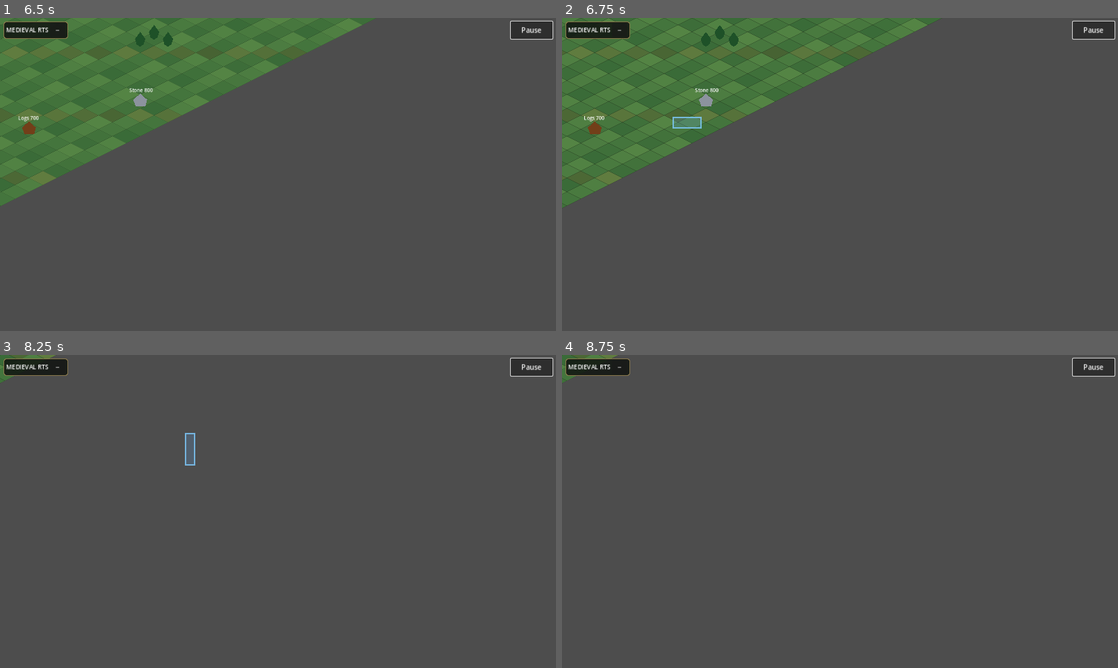
Above: before the commit, frames 1-4 (two rows, left to right).
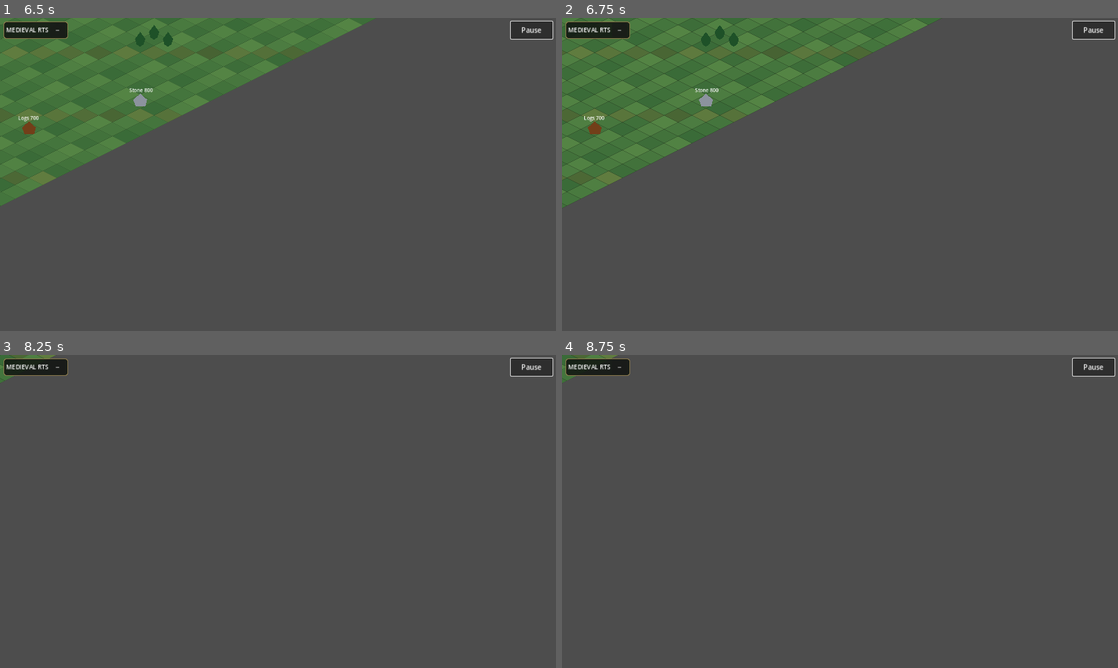
Above: after the commit, the same moments.

Repository: noub1234567-cmd/Medieval-RTS-Test
Game: Godot game, scene res://scenes/main.tscn
The game is run twice, just before and just after one commit, with the same random seed, the same clock (stepped at 60 frames per second) and the same inputs.
Inputs (mouse positions are in pixels of both pictures, inside the frame that each line leads up to):
- Up to frame 1 (6.5 s): click "−" at 0.5 s; click "Pause" at 1.25 s; click "Resume" at 2 s; move the mouse to (400, 158) at 2.77 s; hold D 2.78-3.5 s; click (400, 158) at 2.92 s; drag from (166, 190) to (250, 237) at 3.52 s; move the mouse to (333, 105) at 4.27 s; hold D 4.28-5 s; click (333, 105) at 4.42 s; drag from (250, 237) to (111, 127) at 5.02 s; move the mouse to (444, 221) at 5.77 s; hold A from 5.78 s (still down); click (444, 221) at 5.92 s
- Up to frame 2 (6.75 s): release A at 6.5 s; drag from (673, 127) to (756, 96) at 6.52 s
- Up to frame 3 (8.25 s): move the mouse to (305, 511) at 7.27 s; hold S 7.28-8 s; click (305, 511) at 7.42 s; drag from (194, 433) to (166, 527) at 8.02 s
- Up to frame 4 (8.75 s): no input

Frame 1 is identical in both runs. In frame 2, 0.2% of the frame differs, in the area x 19-26%, y 31-36%; in frame 3, 0.2%; in frame 4, nothing differs.

Commit message:
Prevent placement UI taps from moving preview

Diff:
--- a/scripts/game.gd
+++ b/scripts/game.gd
@@ -255,6 +255,8 @@
 		return
 	if event is InputEventMouseButton:
 		if event.button_index==MOUSE_BUTTON_LEFT:
+			if event.pressed and ((event.position.x<520.0 and event.position.y<280.0) or is_screen_over_placement_controls(event.position)):
+				return
 			if event.pressed:
 				touch_start_screen=event.position
 				drag_start=screen_to_world(event.position)
@@ -293,7 +295,7 @@
 			drag_current=screen_to_world(event.position);overlay_update()
 	elif event is InputEventScreenTouch:
 		if event.pressed:
-			if event.position.x<520.0 and event.position.y<280.0:return
+			if (event.position.x<520.0 and event.position.y<280.0) or is_screen_over_placement_controls(event.position):return
 			touch_start_screen=event.position
 			touch_unit_start=find_player_unit_at(screen_to_world(event.position))!=null
 			touch_dragging_preview=placing_building and preview_initialized and is_point_on_preview(screen_to_world(event.position))
@@ -539,6 +541,11 @@
 	frame.default_color=Color(1.0,0.88,0.25,1.0)
 	frame.points=PackedVector2Array([Vector2(-frame_size.x/2,-frame_size.y/2),Vector2(frame_size.x/2,-frame_size.y/2),Vector2(frame_size.x/2,frame_size.y/2),Vector2(-frame_size.x/2,frame_size.y/2),Vector2(-frame_size.x/2,-frame_size.y/2)])
 	frame.position=target.position;frame.z_index=15;add_child(frame);selected_frame=frame
+
+func is_screen_over_placement_controls(screen_pos:Vector2)->bool:
+	for button in [preview_confirm_button,preview_cancel_button]:
+		if is_instance_valid(button) and Rect2(button.position,button.size).has_point(screen_pos):return true
+	return false
 
 func is_point_on_preview(pos:Vector2)->bool:
 	return is_instance_valid(building_ghost) and Rect2(building_ghost.position-Vector2(26,30),Vector2(52,60)).has_point(pos)
